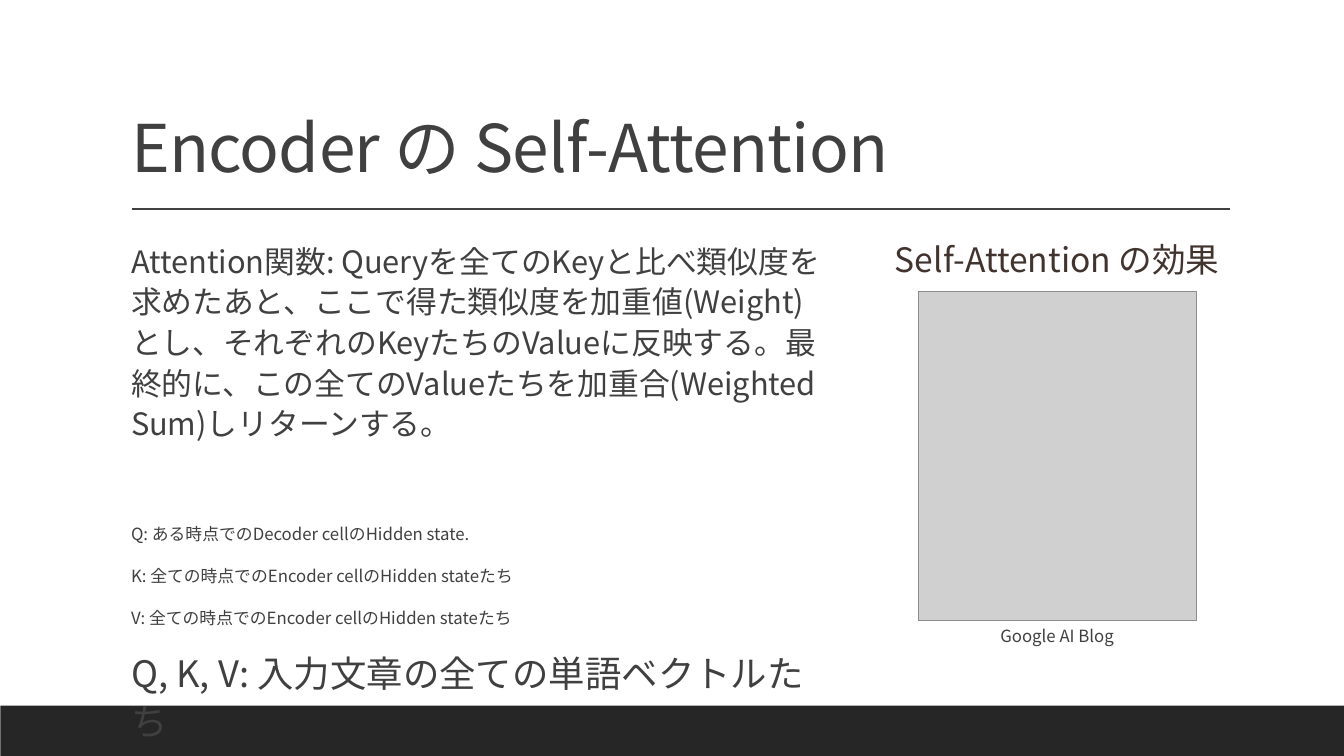
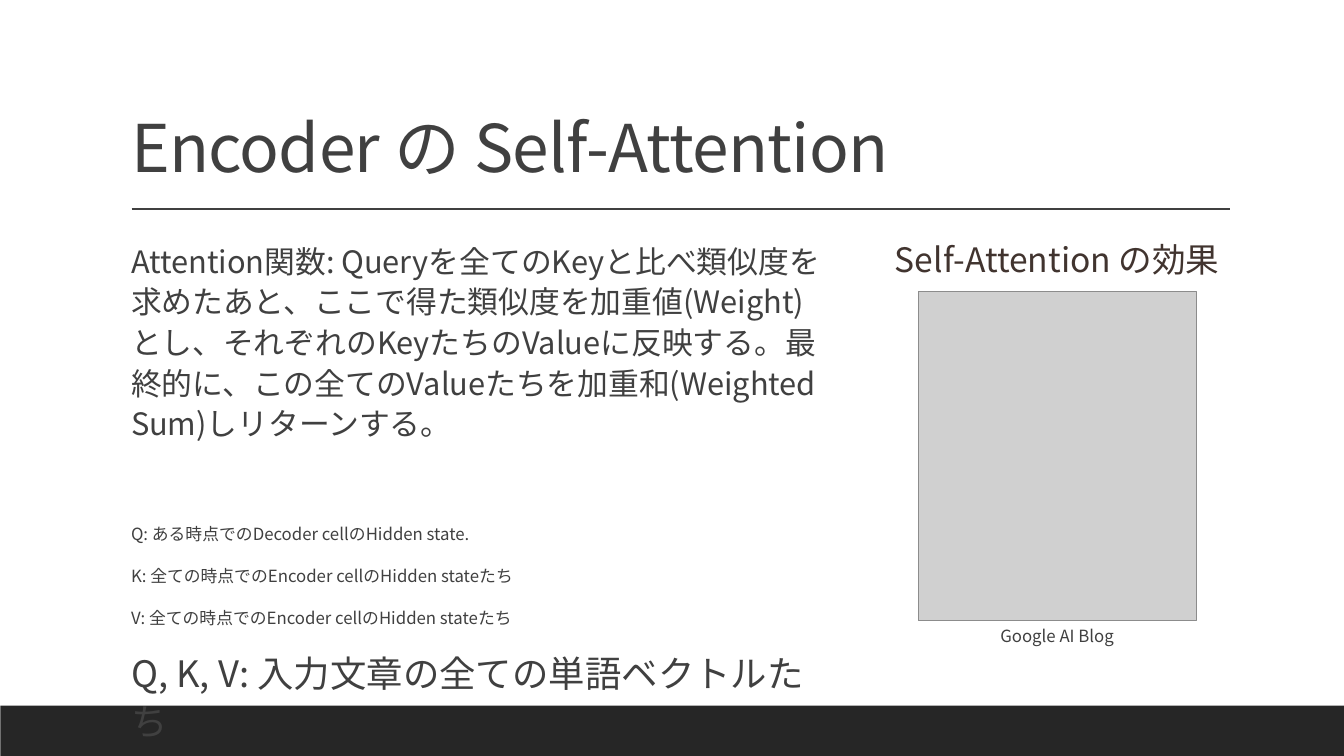
Before and after one commit to Sion1225/Study-Deeplearning-NLP, a slide deck: slide 7 of Presentation/ppt8 Transformer.pptx. Drawn at 1344x756 pixels with LibreOffice and Linux fonts; fonts in the diff are those of the drawing; grey boxes stand for pictures. Boxes give left, top, right and bottom in pixels: in the first picture for what was removed or moved away, otherwise in the second. Text is boxed around its words. In the diff, an @@ line names an element or a change of style, - is before the commit and + after.

```diff
--- a/Presentation/ppt8 Transformer.pptx
+++ b/Presentation/ppt8 Transformer.pptx
@@ text at (x1=131, y1=247, x2=816, y2=441): text changed @@
-  Attention関数: Queryを全てのKeyと比べ類似度を求めたあと、ここで得た類似度を加重値(Weight)とし、それぞれのKeyたちのValueに反映する。最終的に、この全てのValueたちを加重合(Weighted Sum)しリターンする。
+  Attention関数: Queryを全てのKeyと比べ類似度を求めたあと、ここで得た類似度を加重値(Weight)とし、それぞれのKeyたちのValueに反映する。最終的に、この全てのValueたちを加重和(Weighted Sum)しリターンする。
```
Also in this commit, not shown: 1 other file.
